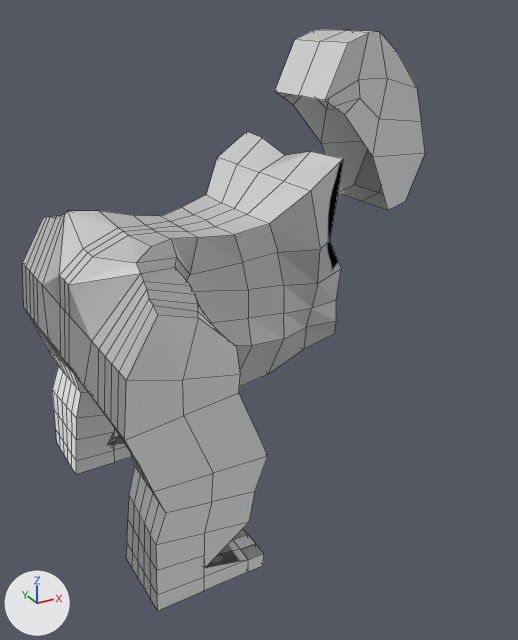
The Blender file Assets/Models/Abreham.blend: old version first, new version second.
Rendered twice from a camera (50 mm lens) standing at (-2.12, -14.05, 8.09) and looking at (5.27, -0.63, 1.38). The lights are fixed; the arrows at lower left show +X, +Y and +Z. Mesh edges are drawn as thin lines.

Names of what the first picture shows: 'Abreham Back', 'Abreham Head'.
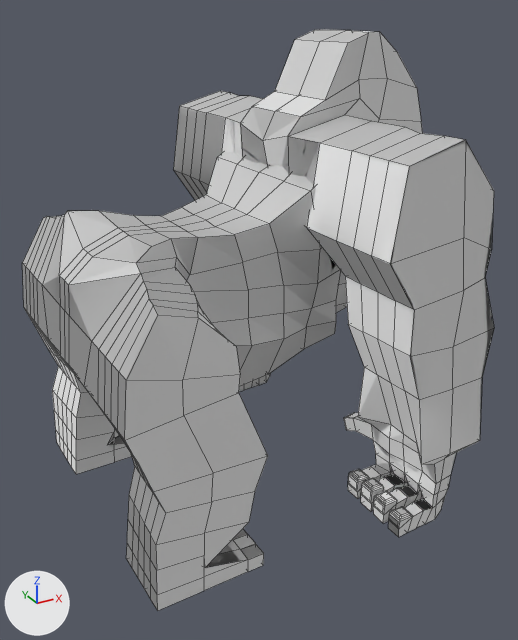
Changed parts and their boxes [x1, y1, x2, y2] in the pictures (518 x 640 px):
'Abreham-Low Poly', shown: after [174, 29, 494, 537]
'Abreham Head', deleted: before [275, 29, 425, 210]

Diff of the bpy script that builds the scene:
```diff
--- a/Assets/Models/Abreham.blend.py
+++ b/Assets/Models/Abreham.blend.py
@@ ob_abreham_low_poly @@
 ob_abreham_low_poly.rotation_euler = (0.0, 0.0, -1.539)  # degrees (0, 0, -88)
-ob_abreham_low_poly.hide_set(True)
@@ ob_abreham_head @@
-ob_abreham_head = bpy.data.objects.new('Abreham Head', me_cube_002)
-ob_abreham_head.location = (7.03, -0.04, -0.4)
-ob_abreham_head.rotation_euler = (0.0, 0.0, -1.539)  # degrees (0, 0, -88)
```
